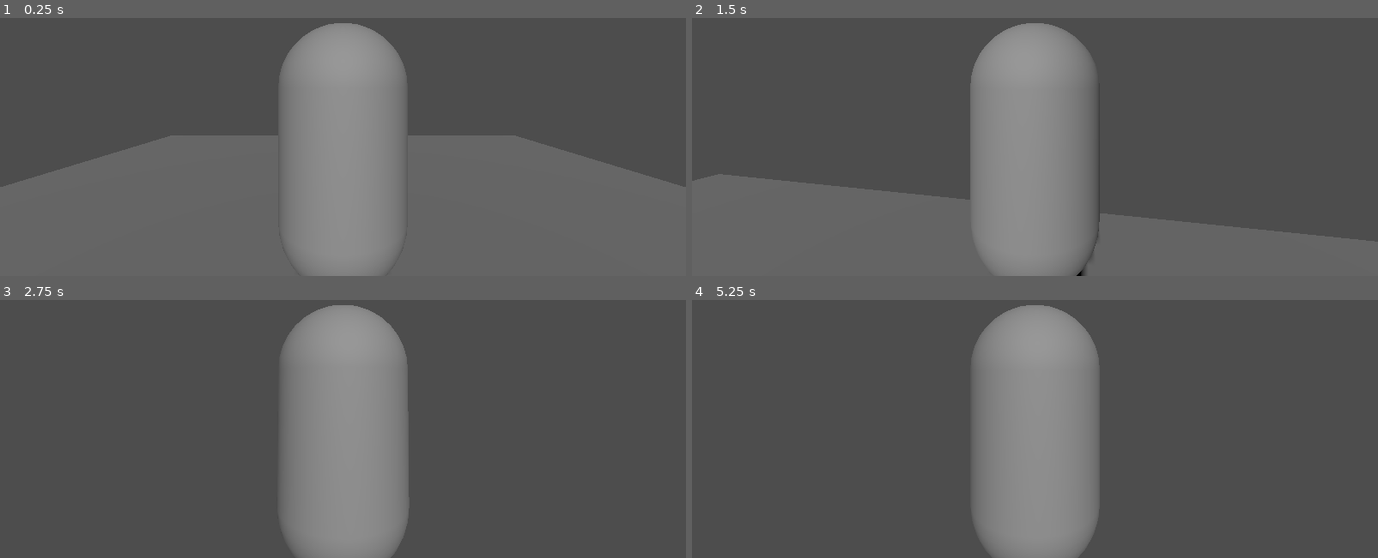
Above: before the commit, frames 1-4 (two rows, left to right).
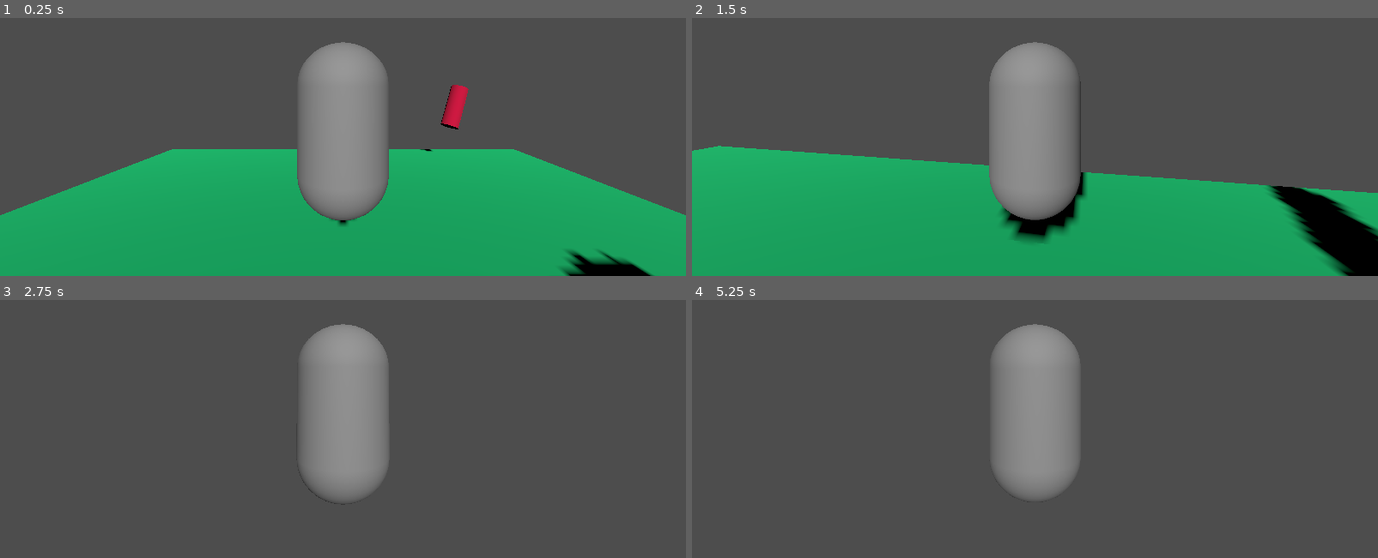
Above: after the commit, the same moments.

Repository: FujaTyping/Tafiya-Tare
Game: Godot game, scene res://game.tscn
The game is run twice, just before and just after one commit, with the same random seed, the same clock (stepped at 60 frames per second) and the same inputs.
Inputs (mouse positions are in pixels of both pictures, inside the frame that each line leads up to):
- Up to frame 1 (0.25 s): no input
- Up to frame 2 (1.5 s): tap Enter (ui_accept) at 0.5, 0.77 s; move the mouse to (1069, 82) at 0.52 s; hold W (up) from 0.53 s (still down); move the mouse to (1000, 85) at 1.27 s
- Up to frame 3 (2.75 s): keep holding W (up); tap Enter (ui_accept) at 1.52 s; move the mouse to (356, 359) at 2.02 s
- Up to frame 4 (5.25 s): keep holding W (up); tap Enter (ui_accept) at 2.75, 3.02, 3.5, 3.77, 4.52, 5 s; move the mouse to (1028, 372) at 2.77 s; move the mouse to (1083, 369) at 3.52 s; move the mouse to (980, 361) at 4.27 s; move the mouse to (1041, 364) at 5.02 s

The runs differ from the first frame. In frame 1, 49% of the frame differs, in the area x 0-100%, y 1-100%; in frame 2, 44%; in frame 3, 9.4%; in frame 4, 9.3%.

Commit message:
Add car and can

Diff:
--- /dev/null
+++ b/can.tscn
@@ -0,0 +1,20 @@
+[gd_scene load_steps=4 format=3 uid="uid://ca5073hui4bqu"]
+
+[sub_resource type="CylinderMesh" id="CylinderMesh_mif16"]
+
+[sub_resource type="StandardMaterial3D" id="StandardMaterial3D_mif16"]
+albedo_color = Color(0.8118828, 0, 0.23336646, 1)
+
+[sub_resource type="CylinderShape3D" id="CylinderShape3D_mif16"]
+
+[node name="Can" type="RigidBody3D"]
+transform = Transform3D(0.32024282, 0, 0, 0, 0.27750528, 0, 0, 0, 0.30588007, 0, 0, 0)
+
+[node name="MeshInstance3D" type="MeshInstance3D" parent="."]
+transform = Transform3D(0.37413505, 0, 0, 0, 0.49513084, 0, 0, 0, 0.4040866, 0, 0, 0)
+mesh = SubResource("CylinderMesh_mif16")
+surface_material_override/0 = SubResource("StandardMaterial3D_mif16")
+
+[node name="CollisionShape3D" type="CollisionShape3D" parent="."]
+transform = Transform3D(0.4125275, 0, 0, 0, 0.52517587, 0, 0, 0, 0.45431793, 0, 0, 0)
+shape = SubResource("CylinderShape3D_mif16")
--- /dev/null
+++ b/car.tscn
@@ -0,0 +1,60 @@
+[gd_scene load_steps=5 format=3 uid="uid://b27eq4lmgnk1l"]
+
+[sub_resource type="BoxMesh" id="BoxMesh_24jkt"]
+
+[sub_resource type="BoxShape3D" id="BoxShape3D_24jkt"]
+
+[sub_resource type="CylinderMesh" id="CylinderMesh_24jkt"]
+
+[sub_resource type="StandardMaterial3D" id="StandardMaterial3D_24jkt"]
+albedo_color = Color(0.3779188, 0.37791887, 0.37791884, 1)
+
+[node name="Car" type="VehicleBody3D"]
+
+[node name="MeshInstance3D" type="MeshInstance3D" parent="."]
+transform = Transform3D(1.2960749, 0, 0, 0, 0.31893033, 0, 0, 0, 2.256856, 0.00013871132, 0, 0)
+mesh = SubResource("BoxMesh_24jkt")
+
+[node name="CollisionShape3D" type="CollisionShape3D" parent="."]
+transform = Transform3D(1.9748777, 0, 0, 0, 0.7094479, 0, 0, 0, 2.7167485, 0.00013871132, 0, 0)
+shape = SubResource("BoxShape3D_24jkt")
+
+[node name="VehicleWheel3D" type="VehicleWheel3D" parent="."]
+transform = Transform3D(-1.5968174, 0, -8.742278e-08, 0, 1.0855708, 0, 1.3959821e-07, 0, -1, 0.84869426, 0, -0.8338307)
+use_as_steering = true
+wheel_radius = 0.3
+
+[node name="MeshInstance3D" type="MeshInstance3D" parent="VehicleWheel3D"]
+transform = Transform3D(-2.59416e-08, -0.065788776, -5.118416e-08, 0.59347475, -2.8757186e-09, 5.118416e-08, -5.188321e-08, -5.7514375e-09, 0.58547854, 0, 0, 0)
+mesh = SubResource("CylinderMesh_24jkt")
+surface_material_override/0 = SubResource("StandardMaterial3D_24jkt")
+
+[node name="VehicleWheel3D2" type="VehicleWheel3D" parent="."]
+transform = Transform3D(-1.5968174, 0, -8.742278e-08, 0, 1.0855708, 0, 1.3959821e-07, 0, -1, -0.8495302, 0, -0.8338307)
+use_as_steering = true
+wheel_radius = 0.3
+
+[node name="MeshInstance3D" type="MeshInstance3D" parent="VehicleWheel3D2"]
+transform = Transform3D(-2.59416e-08, -0.065788776, -5.118416e-08, 0.59347475, -2.8757186e-09, 5.118416e-08, -5.188321e-08, -5.7514375e-09, 0.58547854, 0, 0, 0)
+mesh = SubResource("CylinderMesh_24jkt")
+surface_material_override/0 = SubResource("StandardMaterial3D_24jkt")
+
+[node name="VehicleWheel3D3" type="VehicleWheel3D" parent="."]
+transform = Transform3D(-1.5968174, 0, -8.742278e-08, 0, 1.0855708, 0, 1.3959821e-07, 0, -1, 0.84869426, 0, 0.83723575)
+use_as_traction = true
+wheel_radius = 0.3
+
+[node name="MeshInstance3D" type="MeshInstance3D" parent="VehicleWheel3D3"]
+transform = Transform3D(-2.59416e-08, -0.065788776, -5.118416e-08, 0.59347475, -2.8757186e-09, 5.118416e-08, -5.188321e-08, -5.7514375e-09, 0.58547854, 0, 0, 0)
+mesh = SubResource("CylinderMesh_24jkt")
+surface_material_override/0 = SubResource("StandardMaterial3D_24jkt")
+
+[node name="VehicleWheel3D4" type="VehicleWheel3D" parent="."]
+transform = Transform3D(-1.5968174, 0, -8.742278e-08, 0, 1.0855708, 0, 1.3959821e-07, 0, -1, -0.8495302, 0, 0.83723575)
+use_as_traction = true
+wheel_radius = 0.3
+
+[node name="MeshInstance3D" type="MeshInstance3D" parent="VehicleWheel3D4"]
+transform = Transform3D(-2.59416e-08, -0.065788776, -5.118416e-08, 0.59347475, -2.8757186e-09, 5.118416e-08, -5.188321e-08, -5.7514375e-09, 0.58547854, 0, 0, 0)
+mesh = SubResource("CylinderMesh_24jkt")
+surface_material_override/0 = SubResource("StandardMaterial3D_24jkt")
--- a/game.tscn
+++ b/game.tscn
@@ -1,15 +1,23 @@
-[gd_scene load_steps=3 format=3 uid="uid://dm0rxd10m14f3"]
+[gd_scene load_steps=5 format=3 uid="uid://dm0rxd10m14f3"]
 
 [ext_resource type="PackedScene" uid="uid://dn74uyqle0r5b" path="res://ground.tscn" id="1_80nbo"]
 [ext_resource type="PackedScene" uid="uid://4pwsgsmth51f" path="res://player.tscn" id="1_e2o6t"]
+[ext_resource type="PackedScene" uid="uid://ca5073hui4bqu" path="res://can.tscn" id="1_fc0e3"]
+[ext_resource type="PackedScene" uid="uid://b27eq4lmgnk1l" path="res://car.tscn" id="3_feb5d"]
 
 [node name="Main" type="Node3D"]
+
+[node name="Can" parent="." instance=ExtResource("1_fc0e3")]
+transform = Transform3D(0.2572342, 0.094039746, 0.14983664, -0.12448027, 0.25568277, 0, -0.14453617, -0.05283957, 0.2666676, 2.6922104, 1.7716794, -4.059444)
 
 [node name="Ground" parent="." instance=ExtResource("1_80nbo")]
 
 [node name="player" parent="." instance=ExtResource("1_e2o6t")]
-transform = Transform3D(1, 0, 0, 0, 1, 0, 0, 0, 1, 0, 1.0054595, 0)
+transform = Transform3D(1, 0, 0, 0, 1, 0, 0, 0, 1, 0, 1.9775217, 0)
 
 [node name="Sun" type="DirectionalLight3D" parent="."]
 transform = Transform3D(1, 0, 0, 0, 0.8974124, 0.44119263, 0, -0.44119263, 0.8974124, 0, 0, 0)
 shadow_enabled = true
+
+[node name="Car" parent="." instance=ExtResource("3_feb5d")]
+transform = Transform3D(0.7842027, 0, 0.62050474, 0, 1, 0, -0.62050474, 0, 0.7842027, 3.009354, 1.6200225, 3.0233765)
--- a/ground.tscn
+++ b/ground.tscn
@@ -1,7 +1,10 @@
-[gd_scene load_steps=3 format=3 uid="uid://dn74uyqle0r5b"]
+[gd_scene load_steps=4 format=3 uid="uid://dn74uyqle0r5b"]
 
 [sub_resource type="PlaneMesh" id="PlaneMesh_lv0v5"]
 size = Vector2(1, 1)
+
+[sub_resource type="StandardMaterial3D" id="StandardMaterial3D_lv0v5"]
+albedo_color = Color(1.6364455e-06, 0.83785087, 0.4772814, 1)
 
 [sub_resource type="BoxShape3D" id="BoxShape3D_yh8r4"]
 size = Vector3(10.5, 0.1, 10.5)
@@ -11,6 +14,7 @@
 [node name="MeshInstance3D" type="MeshInstance3D" parent="."]
 transform = Transform3D(10.65201, 0, 0, 0, 1, 0, 0, 0, 11.735875, 0, 0, 0)
 mesh = SubResource("PlaneMesh_lv0v5")
+surface_material_override/0 = SubResource("StandardMaterial3D_lv0v5")
 
 [node name="CollisionShape3D" type="CollisionShape3D" parent="."]
 transform = Transform3D(1, 0, 0, 0, 1, 0, 0, 0, 1, 0, 0.009764373, 0)
--- a/player.tscn
+++ b/player.tscn
@@ -9,9 +9,12 @@
 [sub_resource type="CapsuleShape3D" id="CapsuleShape3D_4flbx"]
 
 [node name="player" type="CharacterBody3D"]
+collision_layer = 2
+collision_mask = 3
 script = ExtResource("1_4flbx")
 
 [node name="MeshInstance3D" type="MeshInstance3D" parent="."]
+transform = Transform3D(0.7206, 0, 0, 0, 0.68326414, 0, 0, 0, 0.7014749, 0, 0, 0)
 mesh = SubResource("CapsuleMesh_sh265")
 
 [node name="MeshInstance3D" type="MeshInstance3D" parent="MeshInstance3D"]
@@ -19,11 +22,11 @@
 mesh = SubResource("CapsuleMesh_4flbx")
 
 [node name="CollisionShape3D" type="CollisionShape3D" parent="."]
-transform = Transform3D(1.0253427, 0, 0, 0, 1.026107, 0, 0, 0, 1.0178304, 0, 0, 0)
+transform = Transform3D(0.738862, 0, 0, 0, 0.7011021, 0, 0, 0, 0.71398246, 0, 0, 0)
 shape = SubResource("CapsuleShape3D_4flbx")
 
 [node name="CamOrigin" type="Node3D" parent="."]
-transform = Transform3D(1, 0, 0, 0, 1, 0, 0, 0, 1, 0, 0.52916116, 0)
+transform = Transform3D(1, 0, 0, 0, 1, 0, 0, 0, 1, 0, 0.35959023, 0)
 
 [node name="SpringArm3D" type="SpringArm3D" parent="CamOrigin"]
 spring_length = 2.0
